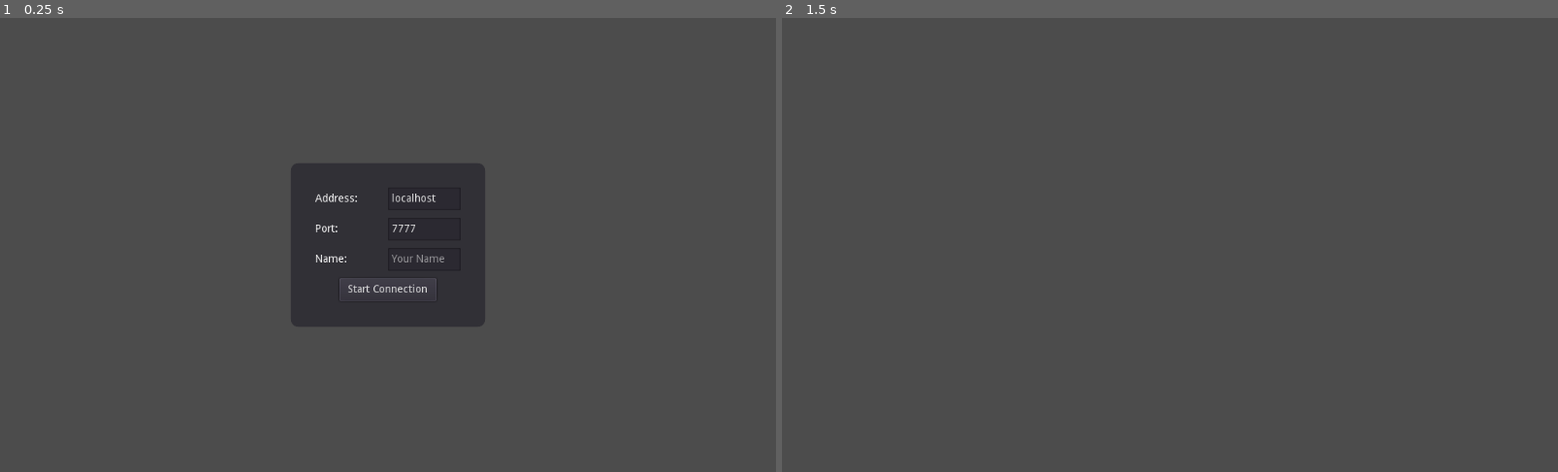
Above: before the commit, frames 1-2 (left to right).
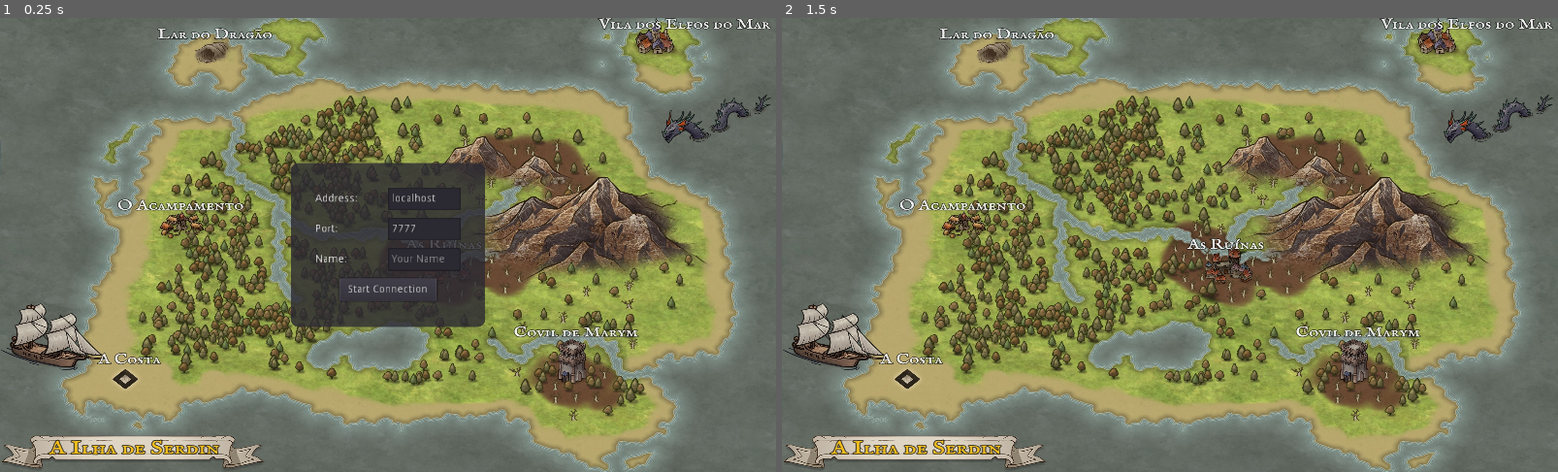
Above: after the commit, the same moments.

Repository: mastheusum/Projeto-Eryn---Cliente
Game: Godot game, scene res://Scenes/Lobby.tscn
The game is run twice, just before and just after one commit, with the same random seed, the same clock (stepped at 60 frames per second) and the same inputs.
Inputs (mouse positions are in pixels of both pictures, inside the frame that each line leads up to):
- Up to frame 1 (0.25 s): no input
- Up to frame 2 (1.5 s): click "Start Connection" at 0.5 s; tap Enter at 1.25 s; move the mouse to (1340, 222) at 1.27 s; hold Right (ui_right) from 1.28 s (still down); click (1340, 222) at 1.42 s

The runs differ from the first frame. In frame 1, 87% of the frame differs, in the area x 0-100%, y 0-100%; in frame 2, 95%.

Commit message:
Fix client

Diff:
--- a/Scenes/Lobby.tscn
+++ b/Scenes/Lobby.tscn
@@ -1,6 +1,7 @@
-[gd_scene load_steps=3 format=2]
+[gd_scene load_steps=4 format=2]
 
 [ext_resource path="res://Scripts/Lobby.gd" type="Script" id=1]
+[ext_resource path="res://Sprites/A_Ilha_de_Serdin.jpg" type="Texture" id=2]
 
 [sub_resource type="StyleBoxFlat" id=1]
 bg_color = Color( 0.172549, 0.164706, 0.196078, 0.815686 )
@@ -12,7 +13,19 @@
 [node name="Lobby" type="Node2D"]
 script = ExtResource( 1 )
 
-[node name="Panel" type="Panel" parent="."]
+[node name="CanvasLayer" type="CanvasLayer" parent="."]
+
+[node name="TextureRect" type="TextureRect" parent="CanvasLayer"]
+margin_right = 1024.0
+margin_bottom = 600.0
+texture = ExtResource( 2 )
+expand = true
+stretch_mode = 1
+__meta__ = {
+"_edit_use_anchors_": false
+}
+
+[node name="Panel" type="Panel" parent="CanvasLayer"]
 margin_left = 384.0
 margin_top = 192.0
 margin_right = 640.0
@@ -24,7 +37,7 @@
 "_edit_use_anchors_": false
 }
 
-[node name="Label Address" type="Label" parent="Panel"]
+[node name="Label Address" type="Label" parent="CanvasLayer/Panel"]
 margin_left = 32.0
 margin_top = 32.0
 margin_right = 128.0
@@ -36,7 +49,7 @@
 "_edit_use_anchors_": false
 }
 
-[node name="Address" type="LineEdit" parent="Panel"]
+[node name="Address" type="LineEdit" parent="CanvasLayer/Panel"]
 margin_left = 128.0
 margin_top = 32.0
 margin_right = 224.0
@@ -44,7 +57,7 @@
 rect_min_size = Vector2( 96, 30 )
 text = "localhost"
 
-[node name="Label Port" type="Label" parent="Panel"]
+[node name="Label Port" type="Label" parent="CanvasLayer/Panel"]
 margin_left = 32.0
 margin_top = 72.0
 margin_right = 128.0
@@ -56,7 +69,7 @@
 "_edit_use_anchors_": false
 }
 
-[node name="Port" type="LineEdit" parent="Panel"]
+[node name="Port" type="LineEdit" parent="CanvasLayer/Panel"]
 margin_left = 128.0
 margin_top = 72.0
 margin_right = 224.0
@@ -67,7 +80,7 @@
 "_edit_use_anchors_": false
 }
 
-[node name="Label Character Name" type="Label" parent="Panel"]
+[node name="Label Character Name" type="Label" parent="CanvasLayer/Panel"]
 margin_left = 32.0
 margin_top = 112.0
 margin_right = 128.0
@@ -79,7 +92,7 @@
 "_edit_use_anchors_": false
 }
 
-[node name="Character Name" type="LineEdit" parent="Panel"]
+[node name="Character Name" type="LineEdit" parent="CanvasLayer/Panel"]
 margin_left = 128.0
 margin_top = 112.0
 margin_right = 224.0
@@ -90,7 +103,7 @@
 "_edit_use_anchors_": false
 }
 
-[node name="Button" type="Button" parent="Panel"]
+[node name="Button" type="Button" parent="CanvasLayer/Panel"]
 margin_left = 64.0
 margin_top = 152.0
 margin_right = 192.0
@@ -101,4 +114,4 @@
 "_edit_use_anchors_": false
 }
 
-[connection signal="pressed" from="Panel/Button" to="." method="start_connection"]
+[connection signal="pressed" from="CanvasLayer/Panel/Button" to="." method="start_connection"]
--- a/Scripts/Lobby.gd
+++ b/Scripts/Lobby.gd
@@ -6,24 +6,25 @@
 const client_script = preload("res://Scripts/CharacterClient.gd")
 const game_scene = preload("res://Scenes/Game.tscn")
 
-func start_connection():
-	character_name = $"Panel/Character Name".text
-
-	peer = NetworkedMultiplayerENet.new()
-	peer.set_compression_mode(NetworkedMultiplayerENet.COMPRESS_RANGE_CODER)
-	peer.create_client($Panel/Address.text, int($Panel/Port.text))
-	get_tree().network_peer = null
-	get_tree().network_peer = peer
-
+func _ready():
 	get_tree().connect("network_peer_connected", self, "_on_player_connected")
 	get_tree().connect("network_peer_disconnected", self, "_on_player_disconnected")
 	get_tree().connect("connected_to_server", self,"_connection_ok")
 	get_tree().connect("connection_failed", self, "_connection_fail")
 	get_tree().connect("server_disconnected", self, "_server_disconnected")
 
+func start_connection():
+	character_name = $"CanvasLayer/Panel/Character Name".text
+
+	peer = NetworkedMultiplayerENet.new()
+	peer.set_compression_mode(NetworkedMultiplayerENet.COMPRESS_RANGE_CODER)
+	peer.create_client($CanvasLayer/Panel/Address.text, int($CanvasLayer/Panel/Port.text))
+	get_tree().network_peer = null
+	get_tree().network_peer = peer
+
 	var game = game_scene.instance()
 	get_node("/root").add_child(game)
-	get_node("/root/Lobby").visible = false
+	get_node("/root/Lobby/CanvasLayer/Panel").visible = false
 
 func _on_player_connected(id):
 	print(">> " + str(id) )
@@ -75,5 +76,4 @@
 	var player = get_node("/root/Game/PlayerList/"+ str(id))
 	if player:
 		player.global_position = character_position
-		print(character_position, character_direction)
 		player.animate(character_direction, character_direction != Vector2.ZERO)
--- a/project.godot
+++ b/project.godot
@@ -23,6 +23,11 @@
 config/name="Projeto Eryn - Cliente"
 run/main_scene="res://Scenes/Lobby.tscn"
 config/icon="res://icon.png"
+
+[display]
+
+window/stretch/mode="2d"
+window/stretch/aspect="keep"
 
 [input]
 
Binary file added: Sprites/A_Ilha_de_Serdin.jpg
Not shown, added: Sprites/A_Ilha_de_Serdin.jpg.import
